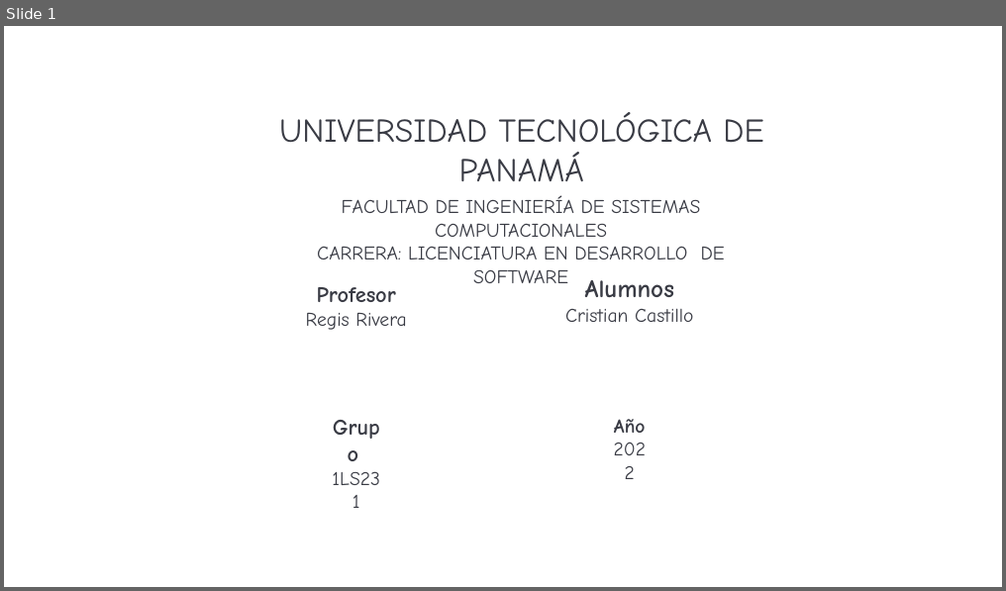
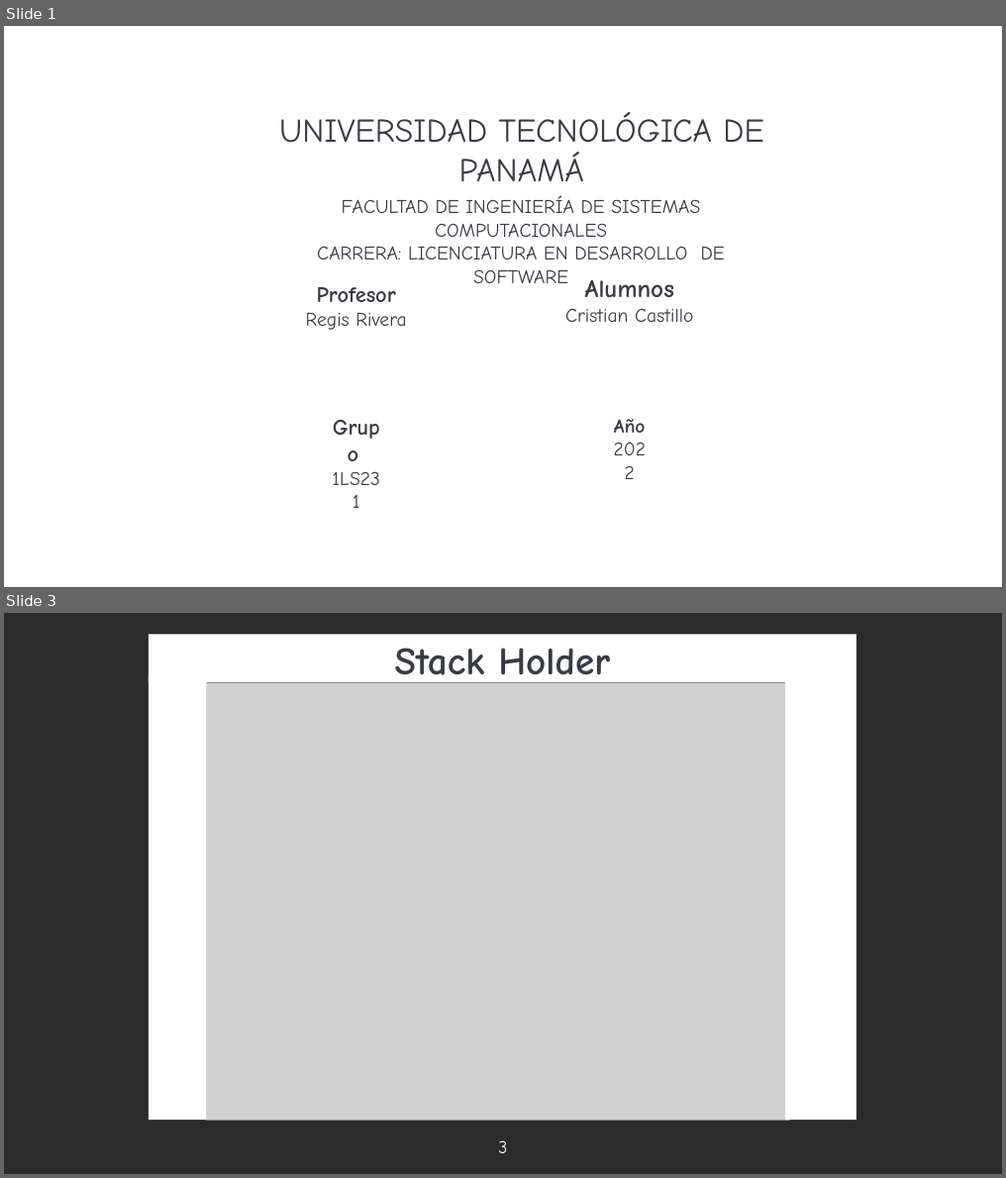
Before and after one commit to Cristian1234567890/Curso-DS7, a slide deck: Proyectos/Proyecto-Final/project/Presentacion proyecto final .pptx. Shown one above the other, each under a label of ours: slide 1 before the commit, slides 1 and 3 after it; the slides between them are not shown. The pictures are 1006x591 and 1006x1178 pixels, drawn with LibreOffice and Linux fonts; fonts in the diff are those of the drawing; grey boxes stand for pictures; background and template pictures are left out; a plain dark background stands for a picture behind light text. Boxes give left, top, right and bottom in pixels: in the first picture for what was removed or moved away, otherwise in the second. Text is boxed around its words. In the diff, an @@ line names an element or a change of style, - is before the commit and + after.

```diff
--- a/Proyectos/Proyecto-Final/project/Presentacion proyecto final .pptx
+++ b/Proyectos/Proyecto-Final/project/Presentacion proyecto final .pptx
@@ slide 3 added at [4,613,1002,1174], background picture (left out) @@
@@ title added at [149,634,857,683], fill #FFFFFF, 28 pt, text #393B44, bold @@
+Stack Holder
@@ rectangle added at [149,674,207,1120], fill #FFFFFF @@
@@ picture added at [207,683,790,1120] @@
@@ rectangle added at [786,675,856,1121], fill #FFFFFF @@
@@ page number added at [498,1141,507,1154], 13 pt, text #FFFFFF @@
+3
```
Also in this commit, not shown: 4 other slides added, 9 slides removed, 13 other files.
